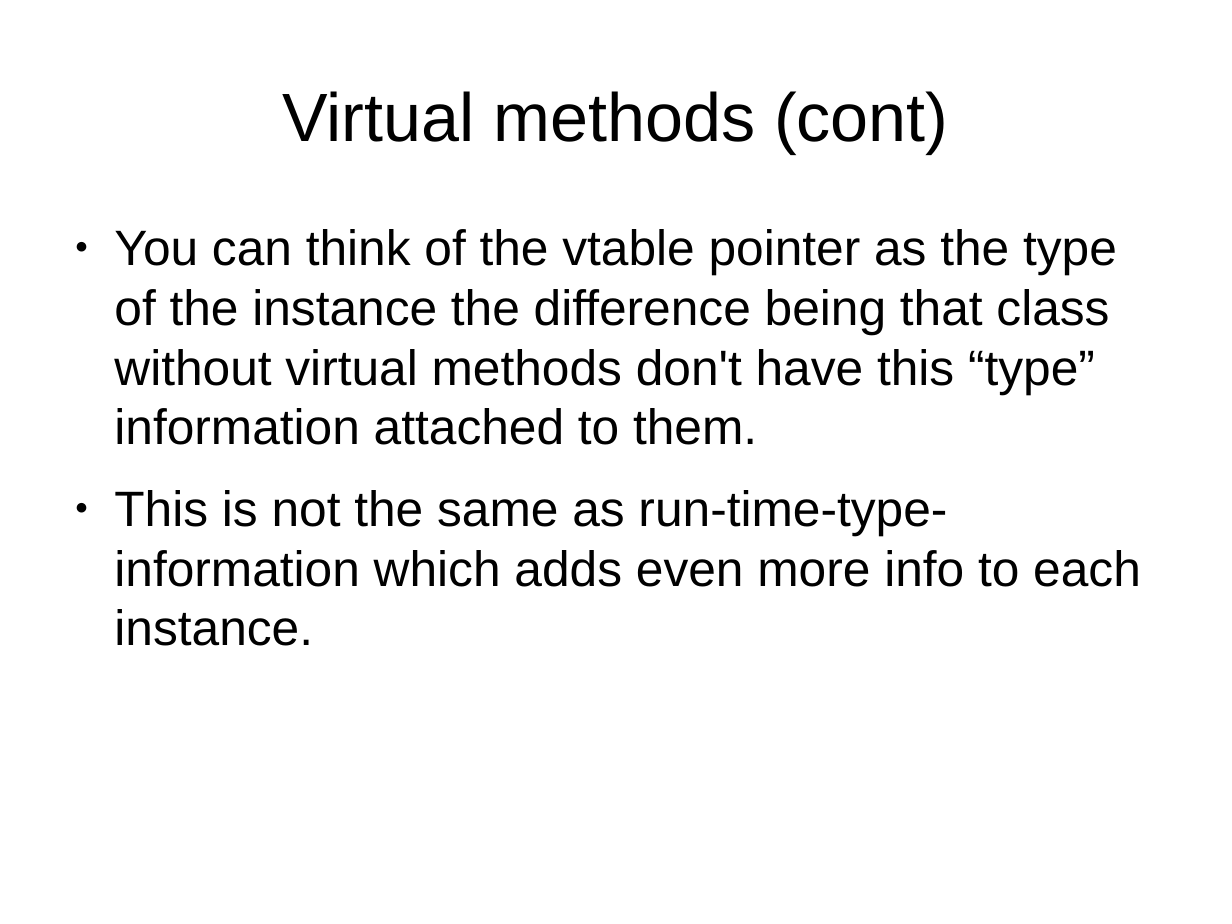
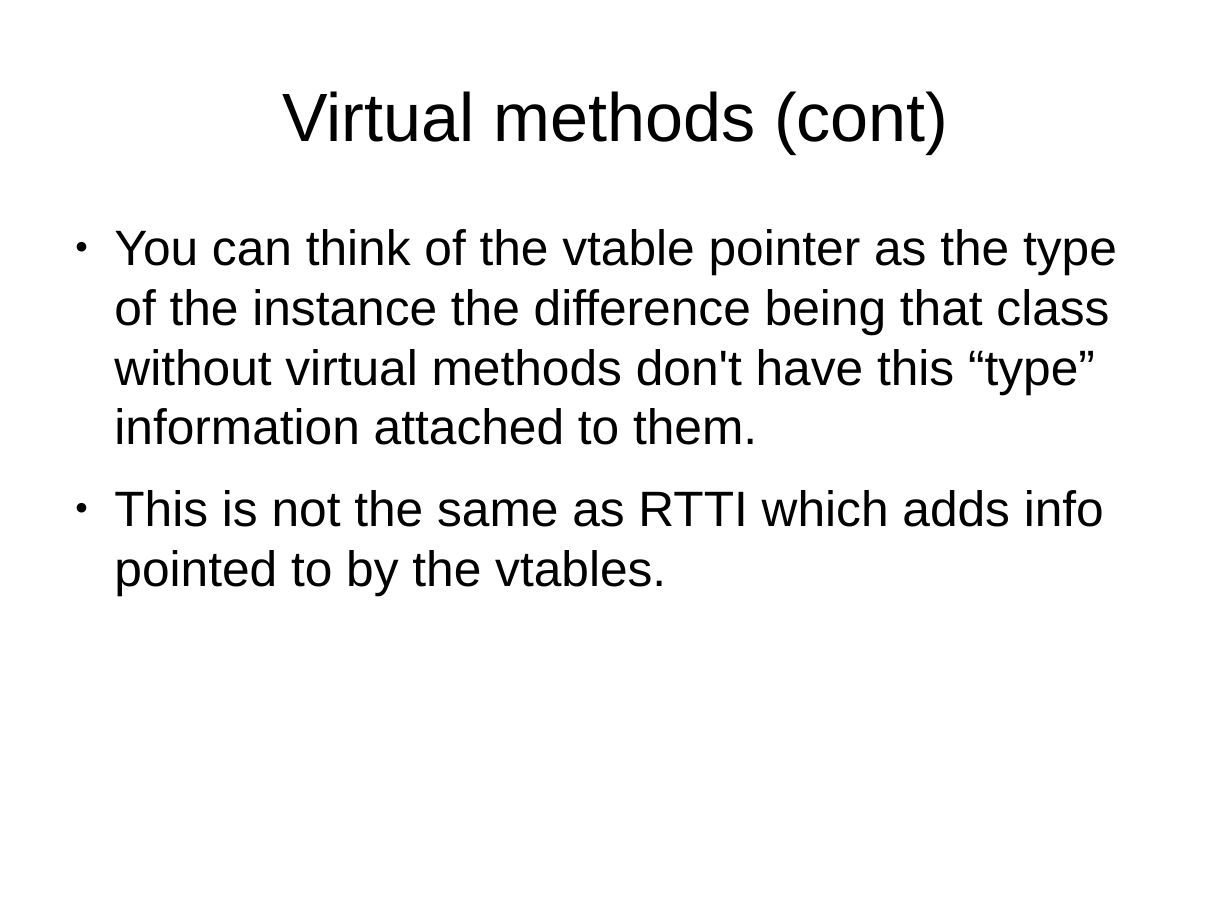
Before and after one commit to veltzer/demos, a slide deck: slide 58 of cpp/multi_core/effective_cplusplus.odp (slide 55 before the commit). Drawn at 1232x924 pixels with LibreOffice and Linux fonts; fonts in the diff are those of the drawing. Boxes give left, top, right and bottom in pixels: in the first picture for what was removed or moved away, otherwise in the second. Text is boxed around its words. In the diff, an @@ line names an element or a change of style, - is before the commit and + after.

```diff
--- a/cpp/multi_core/effective_cplusplus.odp
+++ b/cpp/multi_core/effective_cplusplus.odp
@@ text at (114,490,1104,595): text changed @@
-● This is not the same as run-time-type-information which adds even more info to each instance.
+● This is not the same as RTTI which adds info pointed to by the vtables.
```
Also in this commit, not shown: 11 other slides changed, 6 slides added, 1 other file.
